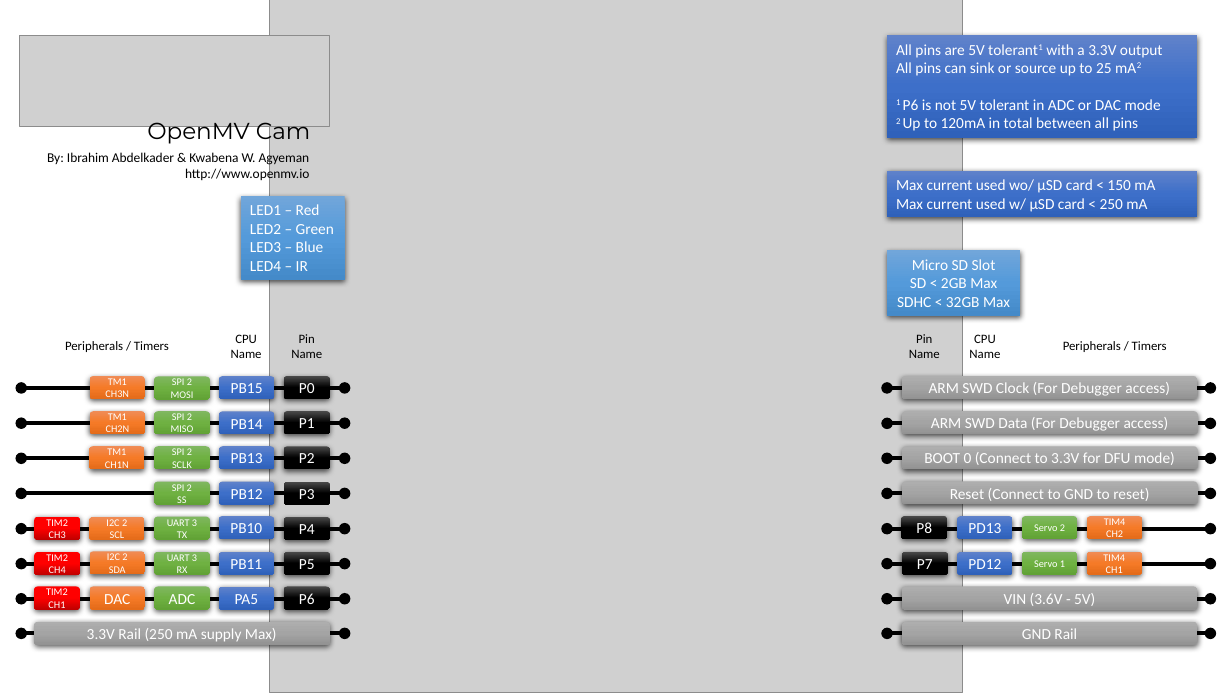
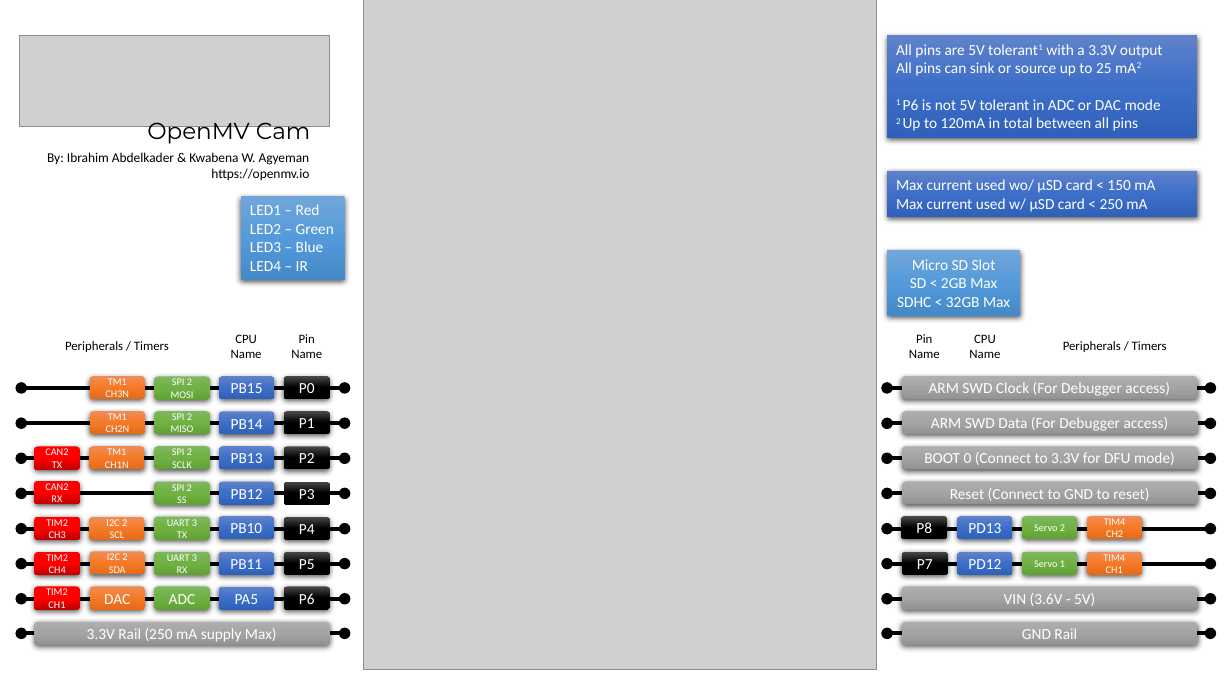
Before and after one commit to openmv/openmv-media, a slide deck: slide 1 of boards/openmv-cam/v2/cam-v2-pinout.pptx. Drawn at 1232x693 pixels with LibreOffice and Linux fonts; fonts in the diff are those of the drawing; grey boxes stand for pictures. Boxes give left, top, right and bottom in pixels: in the first picture for what was removed or moved away, otherwise in the second. Text is boxed around its words. In the diff, an @@ line names an element or a change of style, - is before the commit and + after.

```diff
--- a/boards/openmv-cam/v2/cam-v2-pinout.pptx
+++ b/boards/openmv-cam/v2/cam-v2-pinout.pptx
@@ picture: place and size @@
-picture at [270, 0, 963, 693]
+picture at [363, 0, 876, 670]
@@ text at [211, 168, 309, 180]: text changed @@
-http://www.openmv.io
+https://openmv.io
@@ rounded rectangle added at [34, 446, 80, 470], fill gradient #FF0000 to #C00000, 8 pt, text #FFFFFF @@
+CAN2
+TX
@@ rounded rectangle added at [34, 482, 80, 505], fill gradient #FF0000 to #C00000, 8 pt, text #FFFFFF @@
+CAN2
+RX
```
Also in this commit, not shown: 33 other files.
